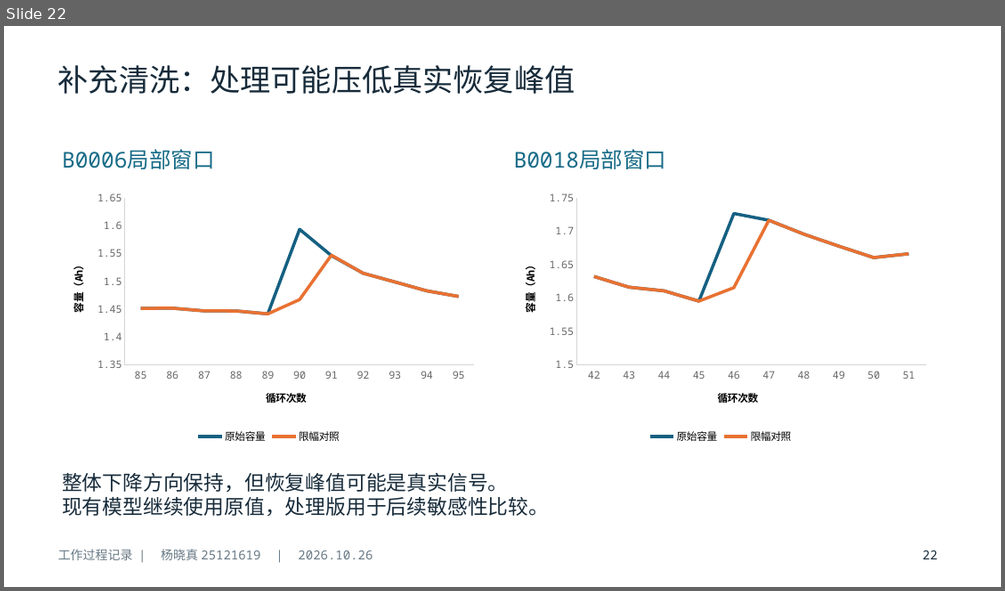
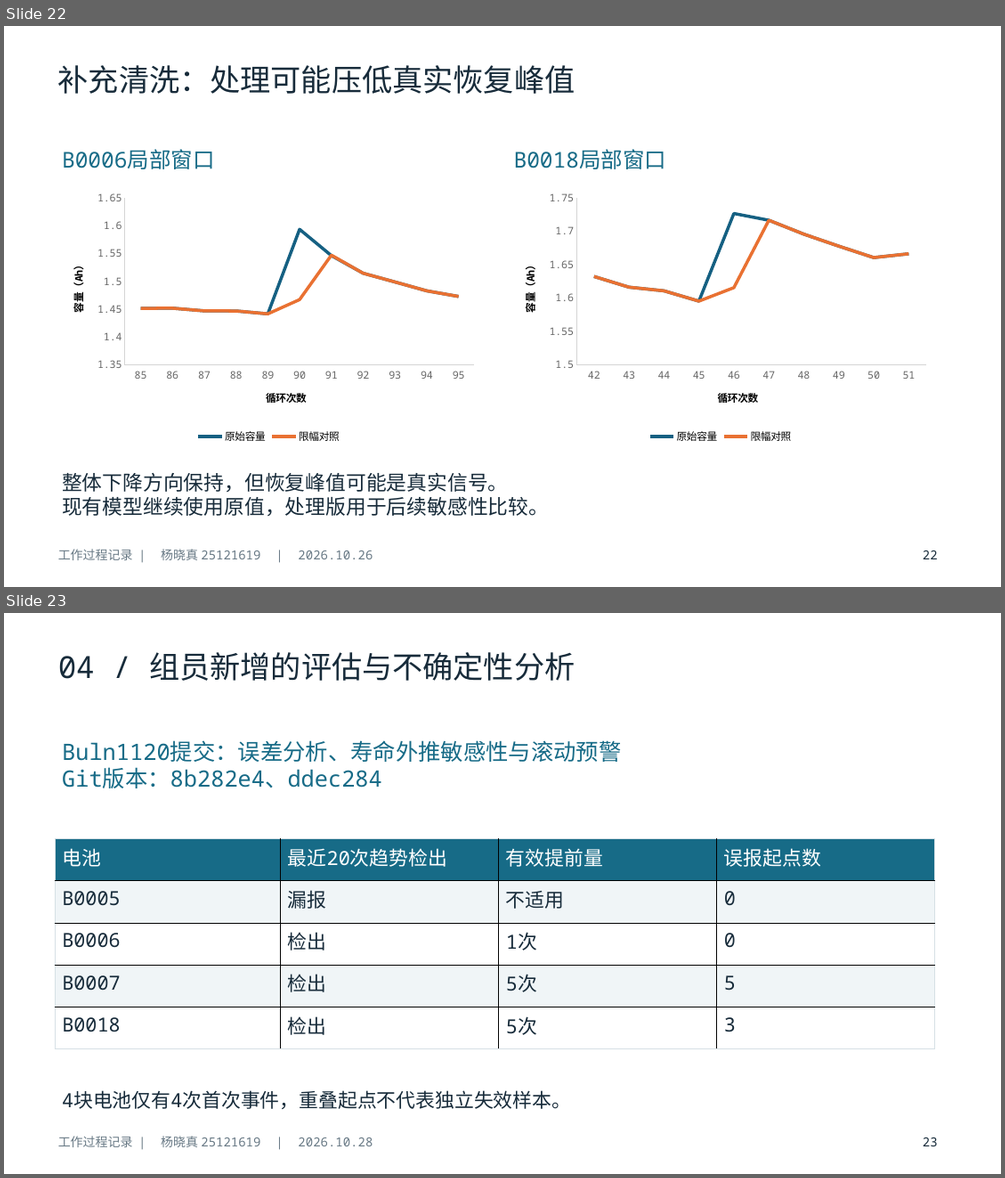
Before and after one commit to yxz666-Y/python-midterm-pre, a slide deck: deliverables/题目三_工作过程.pptx. Shown one above the other, each under a label of ours: slide 22 before the commit, slides 22 and 23 after it. The pictures are 1005x591 and 1005x1178 pixels, drawn with LibreOffice and Linux fonts; fonts in the diff are those of the drawing. Boxes give left, top, right and bottom in pixels: in the first picture for what was removed or moved away, otherwise in the second. Text is boxed around its words. In the diff, an @@ line names an element or a change of style, - is before the commit and + after.

Commit message:
docs: 过程PPT补充组员评估与多步建模至27页

```diff
--- a/deliverables/题目三_工作过程.pptx
+++ b/deliverables/题目三_工作过程.pptx
@@ slide 23 added at [4,613,1001,1174], background #FFFFFF @@
@@ text added at [58,652,574,681], 29.2 pt, text #172B3A @@
+04 / 组员新增的评估与不确定性分析
@@ text added at [62,740,621,788], 21.8 pt, text #176B87 @@
+Buln1120提交：误差分析、寿命外推敏感性与滚动预警
+Git版本：8b282e4、ddec284
@@ table added at [55,839,936,1049], 5 rows, 4 columns @@
+电池 | 最近20次趋势检出 | 有效提前量 | 误报起点数
+B0005 | 漏报 | 不适用 | 0
+B0006 | 检出 | 1次 | 0
+B0007 | 检出 | 5次 | 5
+B0018 | 检出 | 5次 | 3
@@ text added at [62,1090,571,1109], 18.8 pt, text #172B3A @@
+4块电池仅有4次首次事件，重叠起点不代表独立失效样本。
@@ text added at [58,1135,372,1147], 12 pt, text #687985 @@
+工作过程记录 | 杨晓真 25121619 | 2026.10.28
@@ text added at [922,1137,938,1146], 12 pt, text #172B3A @@
+23
```
Also in this commit, not shown: 4 slides changed, 4 other slides added, 3 other files.
